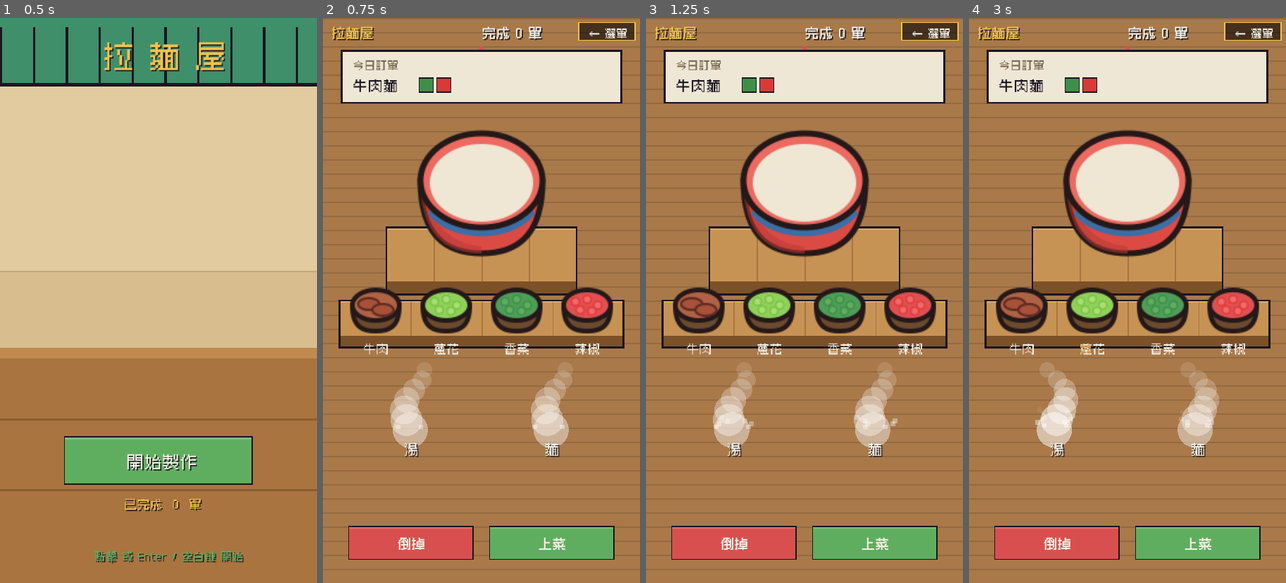
Above: before the commit, frames 1-4 (left to right).
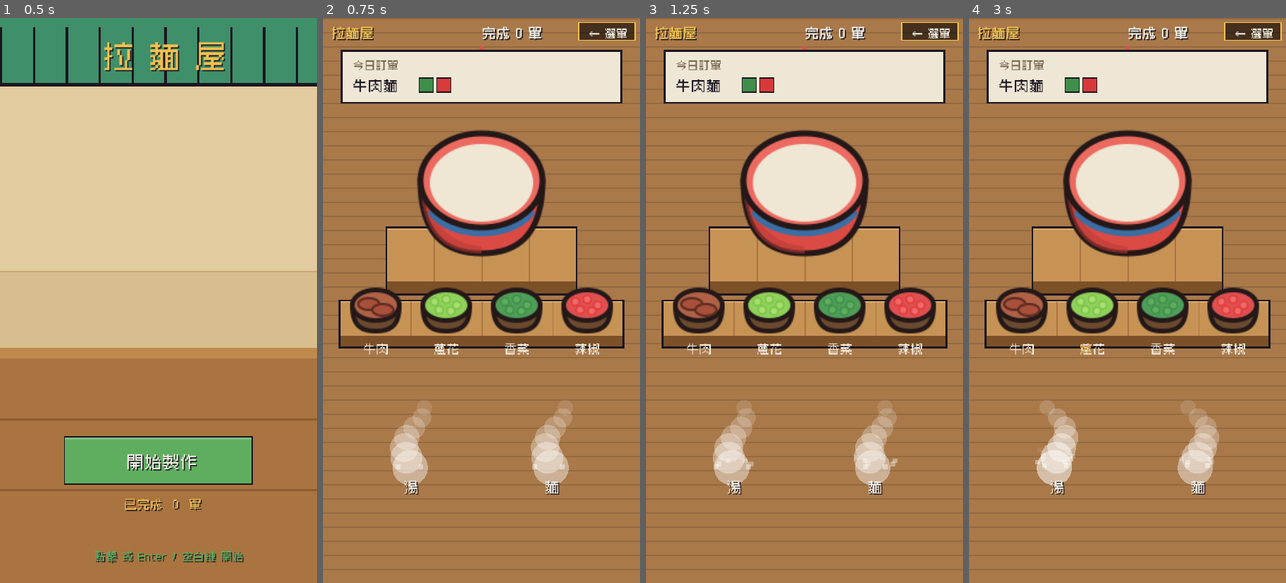
Above: after the commit, the same moments.

Repository: meloalright/ramen-ya
Game: Godot game, scene res://scenes/Menu.tscn
Same seed, same stepped clock (60 frames per second), same inputs: the game is played once before the commit and once after it.
Inputs (mouse positions are in pixels of both pictures, inside the frame that each line leads up to):
- Up to frame 1 (0.5 s): no input
- Up to frame 2 (0.75 s): tap Enter at 0.5 s; move the mouse to (551, 272) at 0.52 s; hold D from 0.53 s (still down); tap M at 0.6 s; click (551, 272) at 0.67 s
- Up to frame 3 (1.25 s): keep holding D; tap Space at 0.77 s
- Up to frame 4 (3 s): release D at 1.25 s; drag from (1064, 328) to (1111, 413) at 1.27 s; move the mouse to (1159, 176) at 2.02 s; hold D 2.03-2.75 s; tap Enter at 2.1 s; drag from (1111, 413) to (1032, 215) at 2.77 s

Frame 1 is identical in both runs. In frame 2, 8.5% of the frame differs, in the area x 8-92%, y 62-96%; in frame 3, 8.5%; in frame 4, 8.7%, in the area x 8-92%, y 60-96%.

Commit message:
feat(cook): bottom steam + context-only action button
Move the two steam patches low on the page (just above the action area) and
anchor them to the live screen. The 倒掉/上菜 buttons no longer show by default:
a single centred button appears as 上菜 only once the bowl matches the order,
or as 倒掉 only once the bowl is unrecoverably ruined (a topping the order
didn't want was sprinkled — toppings can't be removed). Steam wisps follow the
patches.

Co-Authored-By: Claude Opus 4.8 (1M context) <noreply@anthropic.com>

Diff:
--- a/scripts/Main.gd
+++ b/scripts/Main.gd
@@ -125,14 +125,29 @@
 	_safe_t = min(_safe_t, _vh * 0.2)
 	_safe_b = min(_safe_b, _vh * 0.2)
 	_oy = _safe_t
+	# the two steam patches sit low on the page, just above the action button
+	if stations.size() >= 2:
+		var sy: float = _avail() - 96.0
+		stations[0]["center"] = Vector2(75, sy)
+		stations[0]["rect"] = Rect2(22, sy - 52, 106, 100)
+		stations[1]["center"] = Vector2(195, sy)
+		stations[1]["rect"] = Rect2(142, sy - 52, 106, 100)
 
 
 # usable content height between the safe-area insets
 func _avail() -> float: return _vh - _safe_t - _safe_b
 
-# action buttons sit just above the bottom safe area; victory popup is centred
-func _clear_rect() -> Rect2: return Rect2(22, _avail() - 48.0, 106, 28)
-func _serve_rect() -> Rect2: return Rect2(142, _avail() - 48.0, 106, 28)
+# one action button at the bottom, shown only when it's relevant:
+#   上菜 once the bowl matches the order, 倒掉 once it's unrecoverably ruined
+func _action_rect() -> Rect2: return Rect2(69, _avail() - 48.0, 132, 30)
+func _can_serve() -> bool: return not order.is_empty() and _matches(order)
+func _is_ruined() -> bool:
+	if order.is_empty():
+		return false
+	for t in TOP_ORDER:
+		if bool(bowl[t]) and not bool(order.wants[t]):   # a topping was sprinkled that the order didn't want
+			return true
+	return false
 func _vic_top() -> float: return floor((_avail() - 250.0) / 2.0)
 func _menu_rect() -> Rect2: return Rect2(36, _vic_top() + 188.0, 92, 30)
 func _next_rect() -> Rect2: return Rect2(142, _vic_top() + 188.0, 92, 30)
@@ -304,10 +319,12 @@
 		steam_t -= delta
 		if steam_t <= 0.0:
 			steam_t = 0.16
-			_puff(64, 348)                            # 湯 steam (left)
-			_puff(86, 348)
-			_puff(184, 348)                           # 麵 steam (right)
-			_puff(206, 348)
+			var ss0: Vector2 = stations[0].center     # 湯 steam (left)
+			var ss1: Vector2 = stations[1].center     # 麵 steam (right)
+			_puff(ss0.x - 11, ss0.y - 2)
+			_puff(ss0.x + 11, ss0.y - 2)
+			_puff(ss1.x - 11, ss1.y - 2)
+			_puff(ss1.x + 11, ss1.y - 2)
 			if soup_fill > 0.0 or bowl.noodles or _base_ok():
 				_puff(BOWL_OPEN.x, BOWL_OPEN.y - 8)   # the bowl, once it holds hot broth/noodles
 
@@ -410,13 +427,14 @@
 		return
 
 	# action buttons
-	if _serve_rect().has_point(p):
-		_serve()
-		return
-	if _clear_rect().has_point(p):
-		_reset_bowl()
-		_spawn_float(BOWL_C, "倒掉了", COL_YELLOW)
-		return
+	if _action_rect().has_point(p):
+		if _can_serve():
+			_serve()
+			return
+		if _is_ruined():
+			_reset_bowl()
+			_spawn_float(BOWL_C, "倒掉了", COL_YELLOW)
+			return
 
 	# over the bowl: sprinkle a topping, or drop an ingredient
 	if _in_bowl(p):
@@ -682,8 +700,11 @@
 		draw_rect(Rect2(p.pos.x - 2, p.pos.y - 2, 4, 4), Color(1, 1, 1, a))
 
 	# action buttons
-	_draw_button(_clear_rect(), "倒掉", COL_RED)
-	_draw_button(_serve_rect(), "上菜", COL_GREEN)
+	# the action button only appears when it matters
+	if _can_serve():
+		_draw_button(_action_rect(), "上菜", COL_GREEN)
+	elif _is_ruined():
+		_draw_button(_action_rect(), "倒掉", COL_RED)
 
 	_draw_hud()
 
